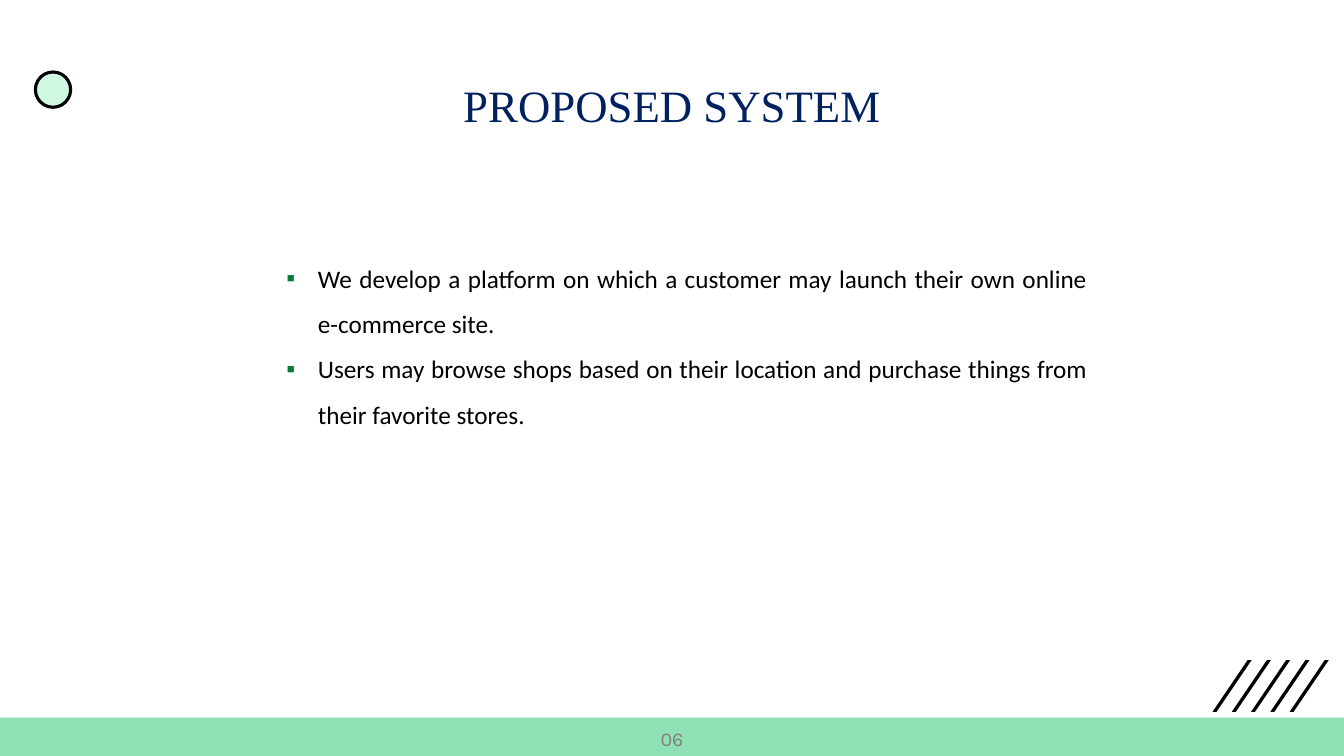
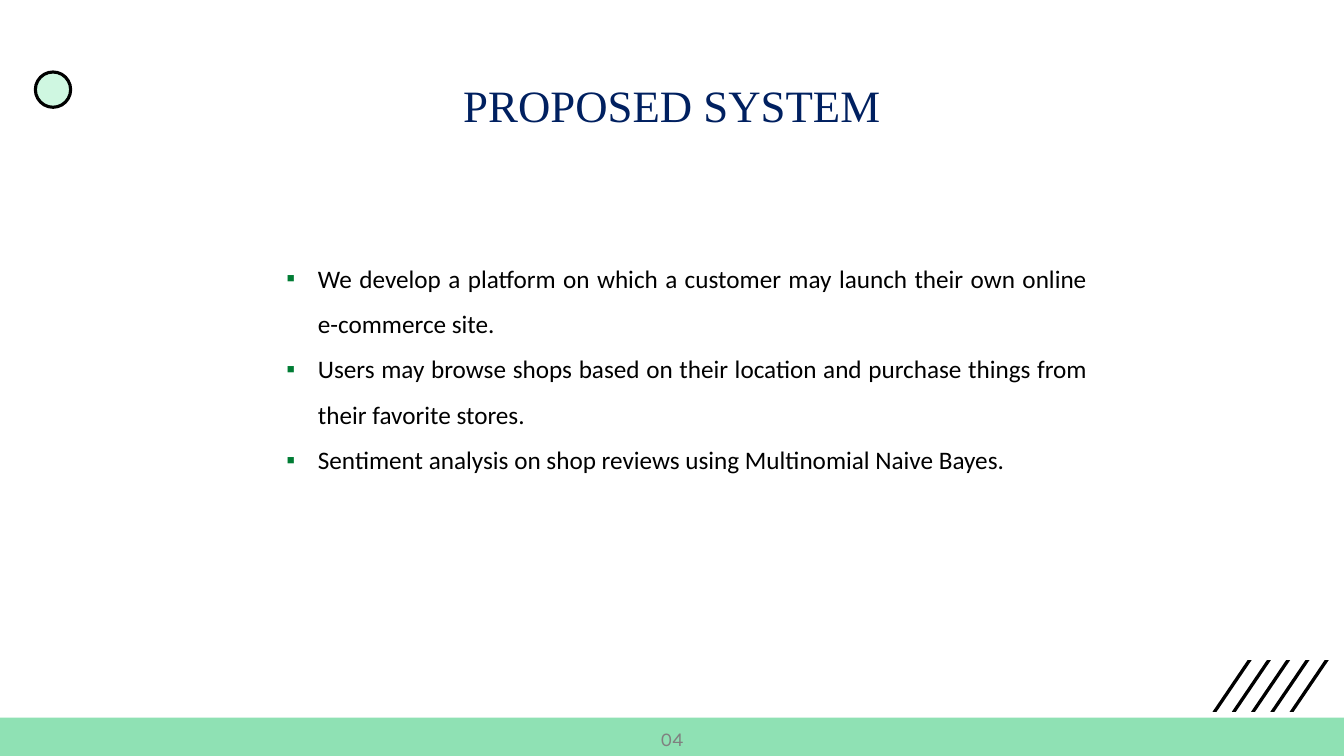
Before and after one commit to nikhilreddyh/StoresToDoor, a slide deck: slide 5 of PPTs/FirstReview.pptx (slide 7 before the commit). Drawn at 1344x756 pixels with LibreOffice and Linux fonts; fonts in the diff are those of the drawing. Boxes give left, top, right and bottom in pixels: in the first picture for what was removed or moved away, otherwise in the second. Text is boxed around its words. In the diff, an @@ line names an element or a change of style, - is before the commit and + after.

```diff
--- a/PPTs/FirstReview.pptx
+++ b/PPTs/FirstReview.pptx
@@ text at (318,451,1004,474): paragraph added @@
+▪ Sentiment analysis on shop reviews using Multinomial Naive Bayes.
@@ text at (661,733,684,746): text changed @@
-06
+04
```
Also in this commit, not shown: 10 other slides changed, 1 slide added, 19 other files.
